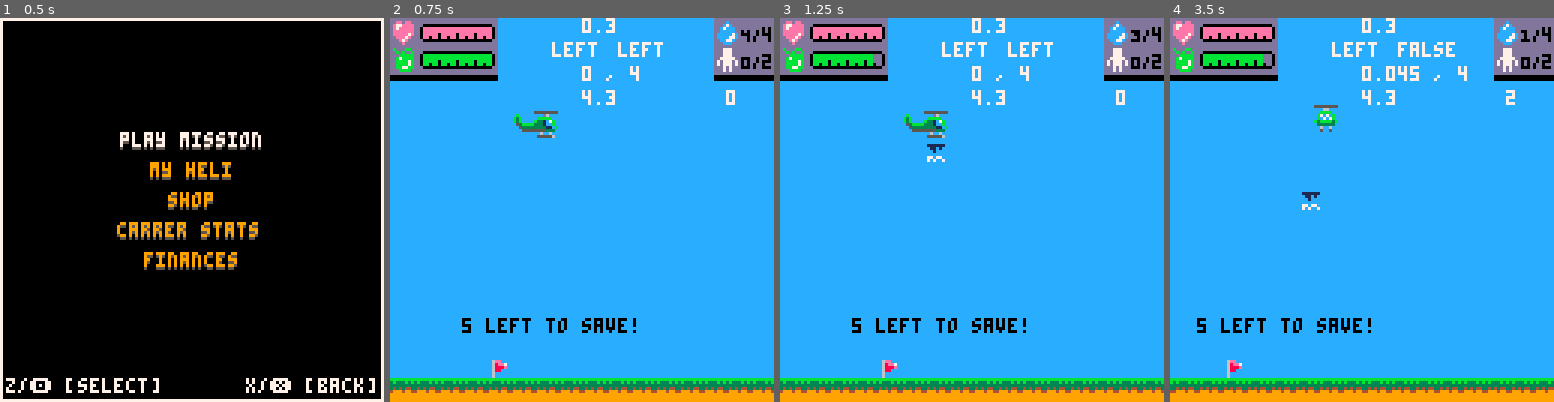
Above: before the commit, frames 1-4 (left to right).
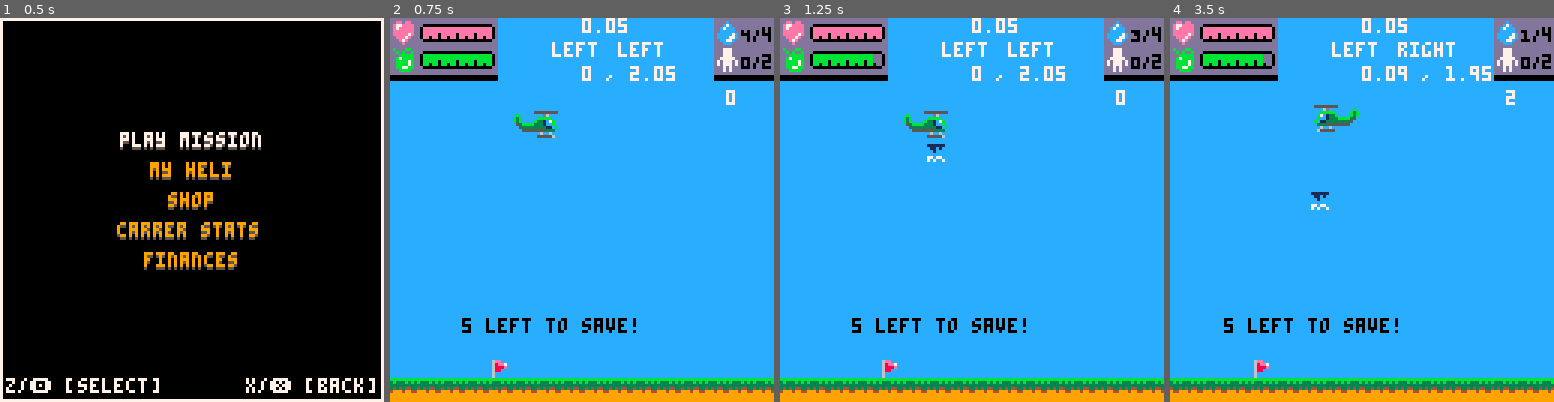
Above: after the commit, the same moments.

Repository: NinetiesPaul/PicoRescue
Game: PICO-8 cartridge picorescue.p8
The game is run twice, just before and just after one commit, with the same random seed, the same clock (stepped at 60 frames per second) and the same inputs.
Inputs:
- Up to frame 1 (0.5 s): tap X (X key) at 0.33 s
- Up to frame 2 (0.75 s): tap O (Z key) at 0.7 s
- Up to frame 3 (1.25 s): tap X (X key) at 1.07 s
- Up to frame 4 (3.5 s): hold Right 1.6-2.1 s; tap O (Z key) every 0.4 s from 1.7 to 3.3 s; tap X (X key) at 1.85, 2.97 s; hold Up 2.15-2.42 s; hold Right 2.47-3.03 s; hold Left from 3.08 s (still down)

Frame 1 is identical in both runs. In frame 2, 0.4% of the frame differs, in the area x 50-75%, y 0-23%; in frame 3, 0.4%; in frame 4, 3.9%, in the area x 0-100%, y 0-98%.

Commit message:
further improvements on logic; added acceleration stat

Diff:
--- a/picorescue.p8
+++ b/picorescue.p8
@@ -18,6 +19,7 @@
 		on_mission = false,
 		speed_x = 0,
 		speed_y = 0,
+		acc_x = 0.015, -- 0.015, 0.025. 0.05
 		mvn_dir = false,
 		facing = "left",
 		vhc_front = 04,
@@ -32,7 +34,7 @@
 		rotor_fuel = 10,
 		max_rotor_fuel = 10,
 		fuel_consumption = 0.03,
-		top_speed_x = 4,
+		top_speed_x = 2,
 		top_speed_y = 2,
 		ladder = 0,
 		ladder_empty = true,
@@ -201,8 +203,8 @@
 	mission_fire_put_out = 0
 	mission_earnings = 0
 	mission_day_time = rnd({ "day" })
-	mission_wind_v = rnd({ 0.05, 0.15, 0.3 }) -- add 0
-	mission_wind_d = rnd({ "left" })  -- right
+	mission_wind_v = rnd({ 0, 0.05, 0.15, 0.3 }) -- add 0
+	mission_wind_d = rnd({ "left", "right" })  -- right
 	mission_top_speed = 0
 	mission_time = 0
 	mission_counter = 0
@@ -454,8 +456,7 @@
 		print(mission_wind_v, 64, 0, 7)
 		print(mission_wind_d, 54, 8, 7)
 		print(player.facing, 76, 8, 7)
-		print(player.speed_x.." , "..player.top_speed_x, 64, 16, 7)
-		print(mission_top_speed, 64, 24, 7)
+		print(player.speed_x.." , "..(player.top_speed_x + mission_top_speed), 64, 16, 7)
 	end
 
 	if curr_screen == 11 then -- triage mode
@@ -664,17 +665,14 @@
 
 		mission_counter += 1
 		if (mission_counter % 30 == 0) mission_time += 1
-		if (mission_time > 0 and mission_time % 15 == 0) mission_wind_v = rnd({ 0.05, 0.15, 0.3 }) mission_wind_d = rnd({ "left" })
+		if (mission_time > 0 and mission_time % 15 == 0) mission_wind_v = rnd({ 0, 0.05, 0.15, 0.3 }) mission_wind_d = rnd({ "left", "right" })
 
 		if player.facing != false and mission_wind_v > 0 then
-			if mission_wind_d == "left" then
-				if (player.facing == "left") mission_top_speed = player.top_speed_x + mission_wind_v
-				if (player.facing == "right") mission_top_speed = player.top_speed_x - mission_wind_v
+			if player.facing == "left" then
+				mission_top_speed = (mission_wind_d == "left") and mission_wind_v * 1 or mission_wind_v * -1
 			else
-				-- player.top_speed_x = 5 -- (player.facing == "right") and player.top_speed_x + mission_wind_v or player.top_speed_x - mission_wind_v
-			end
-
-			--  player.top_speed_x = mission_top_speed mission_top_speed_updated = true
+				mission_top_speed = (mission_wind_d == "right") and mission_wind_v * 1 or mission_wind_v * -1
+			end
 		end
 
 		if (counter % 15 == 0) player.rotor_fuel -= player.fuel_consumption
@@ -850,7 +848,7 @@
 		else
 			player.vhc_front = (mission_day_time == "day") and 004 or 007
 			player.facing = "right"
-			if (player.speed_x <= player.top_speed_x) player.speed_x += 0.025
+			if (player.speed_x <= (player.top_speed_x + mission_top_speed)) player.speed_x += player.acc_x
 			player.px = world_x
 			world_x += player.speed_x
 		end
@@ -867,7 +865,7 @@
 		else
 			player.vhc_front = (mission_day_time == "day") and 004 or 007
 			player.facing = "left"
-			if (player.speed_x <= player.top_speed_x) player.speed_x += 0.025
+			if (player.speed_x <= (player.top_speed_x + mission_top_speed)) player.speed_x += player.acc_x
 			player.px = world_x
 			world_x -= player.speed_x
 		end
